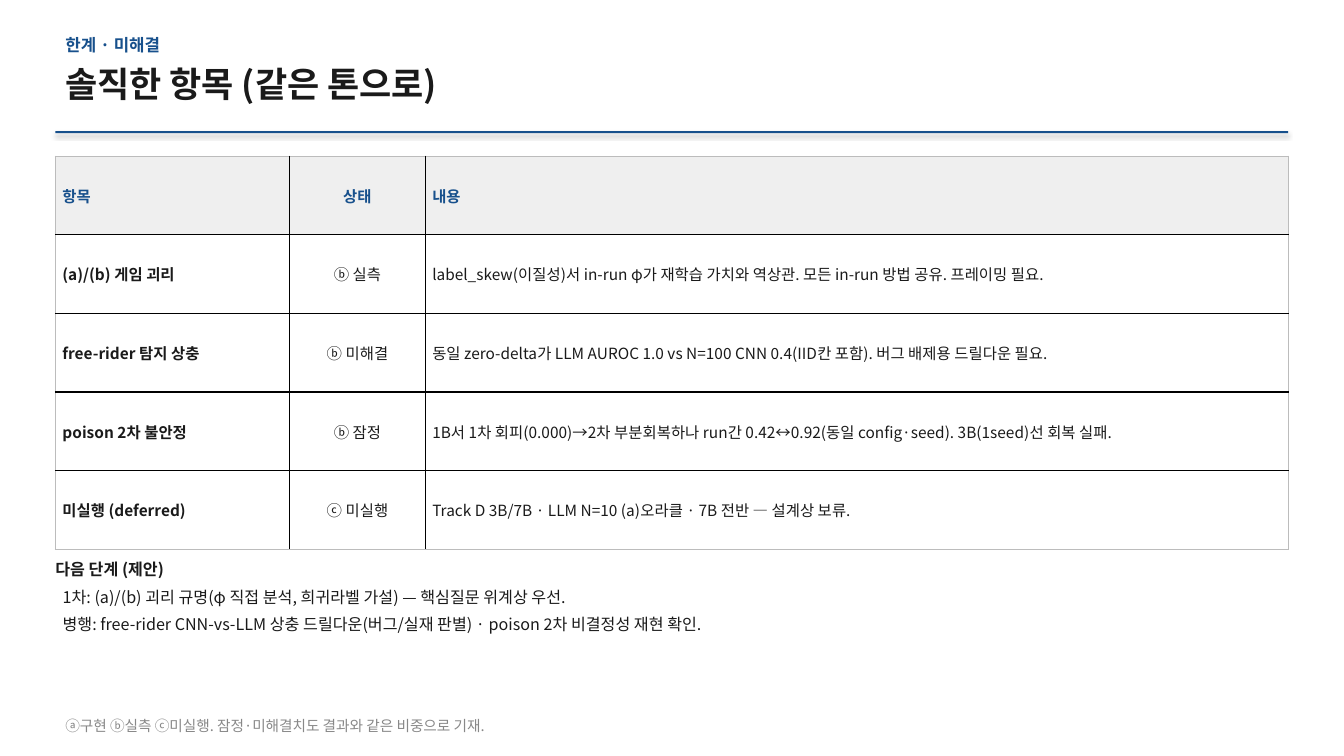
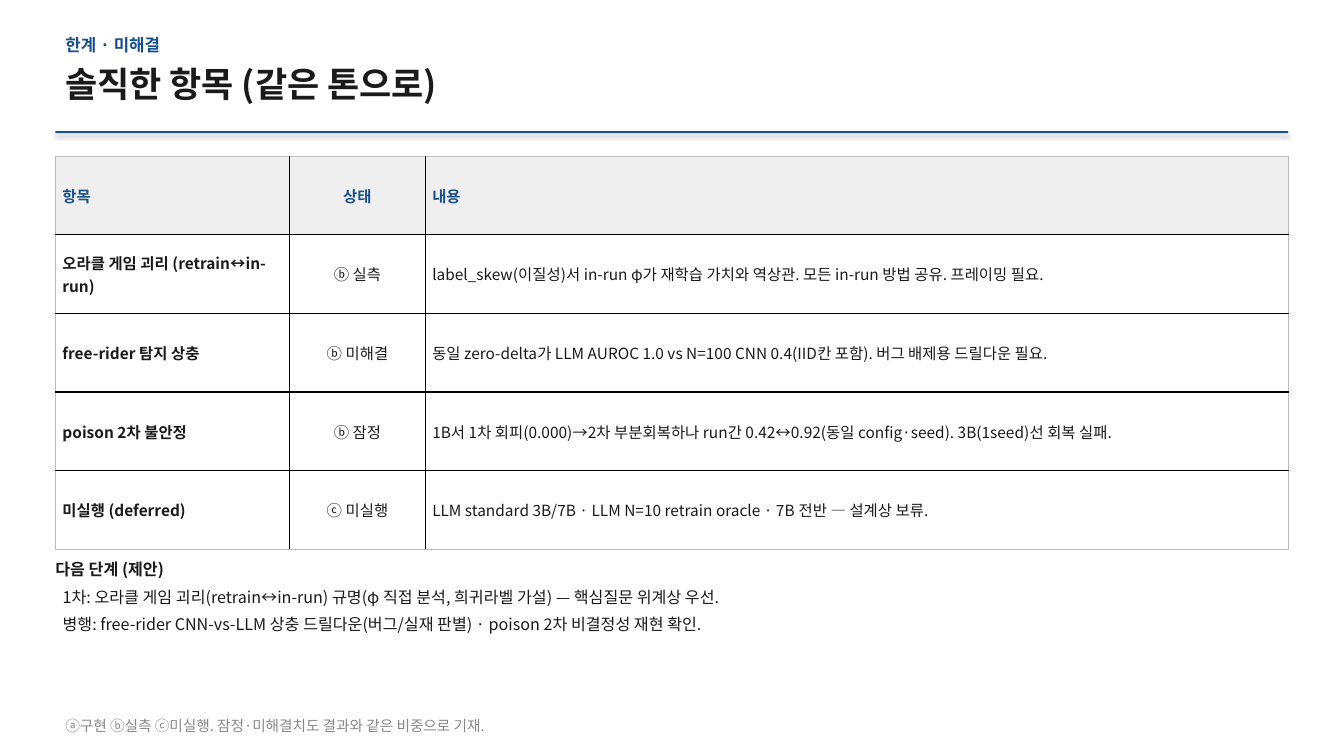
Before and after one commit to YongheeChoi/flirds, a slide deck: slide 18 of research-wiki/presentations/2026-06-results-report/flirds-results-2026-06.pptx. Drawn at 1344x756 pixels with LibreOffice and Linux fonts; fonts in the diff are those of the drawing. Boxes give left, top, right and bottom in pixels: in the first picture for what was removed or moved away, otherwise in the second. Text is boxed around its words. In the diff, an @@ line names an element or a change of style, - is before the commit and + after.

```diff
--- a/research-wiki/presentations/2026-06-results-report/flirds-results-2026-06.pptx
+++ b/research-wiki/presentations/2026-06-results-report/flirds-results-2026-06.pptx
@@ table at [55,156,1289,549] @@
-row 2, column 1: (a)/(b) 게임 괴리
+row 2, column 1: 오라클 게임 괴리 (retrain↔in-run)
-row 5, column 3: Track D 3B/7B · LLM N=10 (a)오라클 · 7B 전반 — 설계상 보류.
+row 5, column 3: LLM standard 3B/7B · LLM N=10 retrain oracle · 7B 전반 — 설계상 보류.
@@ text at [63,589,719,606]: text changed @@
-1차: (a)/(b) 괴리 규명(φ 직접 분석, 희귀라벨 가설) — 핵심질문 위계상 우선.
+1차: 오라클 게임 괴리(retrain↔in-run) 규명(φ 직접 분석, 희귀라벨 가설) — 핵심질문 위계상 우선.
```
Also in this commit, not shown: 15 other slides changed, 18 other files.
